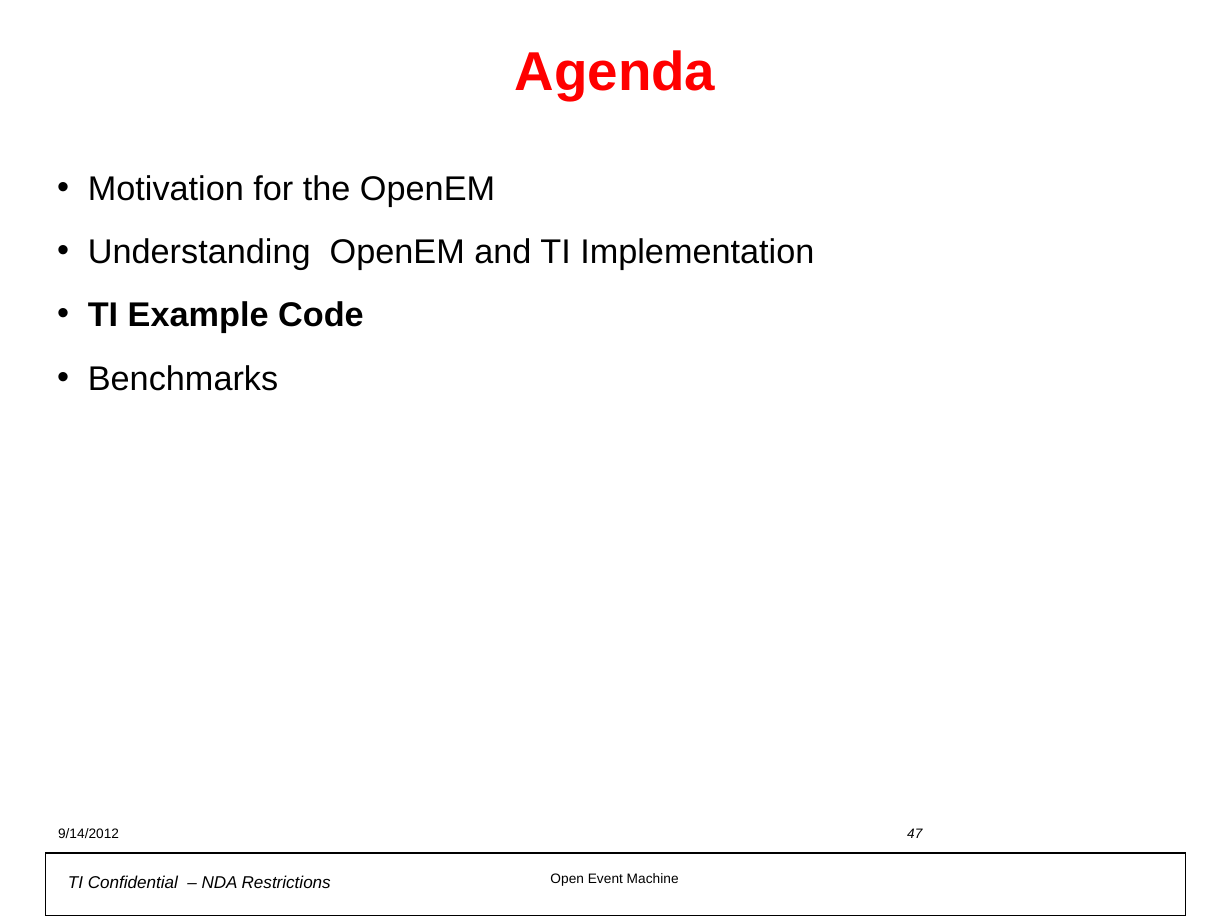
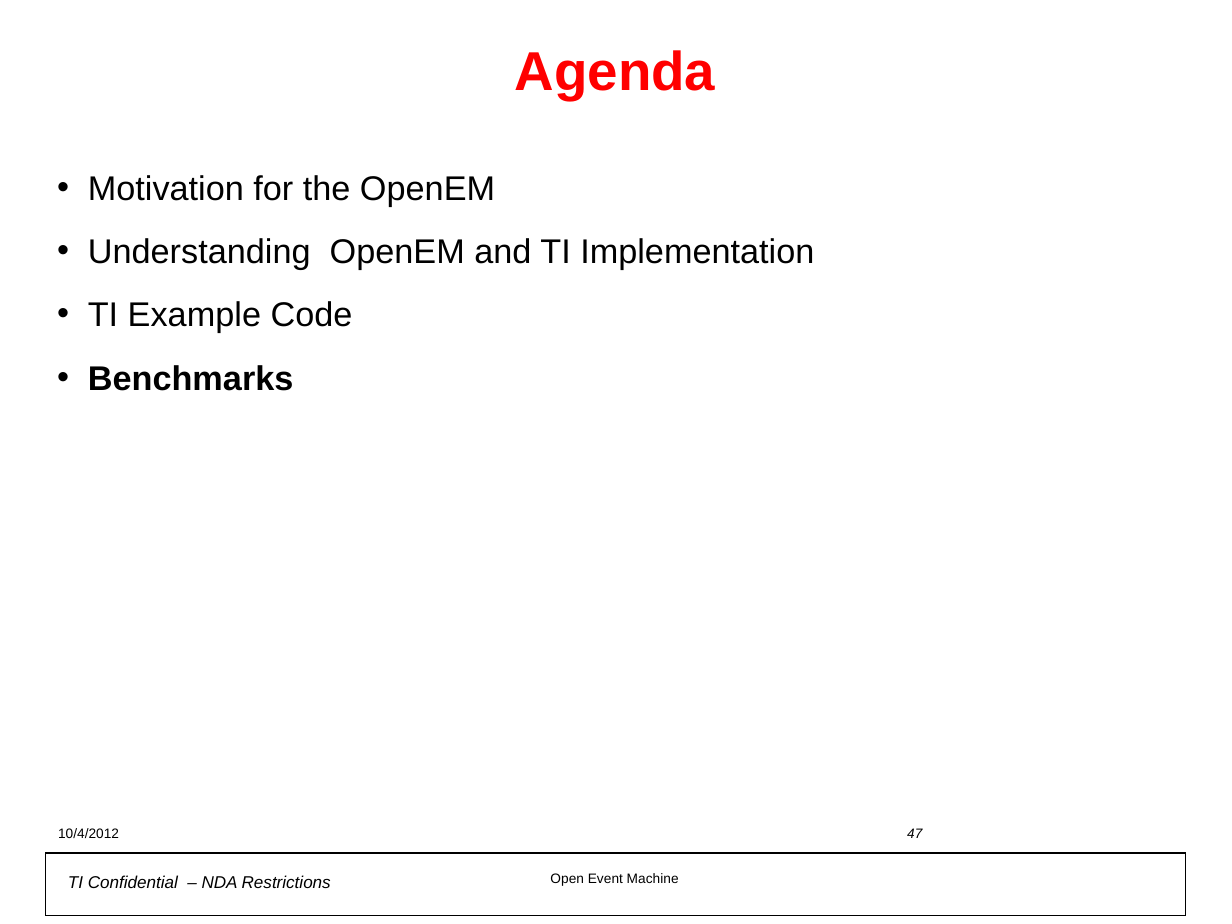
Before and after one commit to hari1989/keystone-workshop, a slide deck: slide 47 of preliminary/Open Event Machine.pptx. Drawn at 1232x924 pixels with LibreOffice and Linux fonts; fonts in the diff are those of the drawing; background and template pictures are left out. Boxes give left, top, right and bottom in pixels: in the first picture for what was removed or moved away, otherwise in the second. Text is boxed around its words. In the diff, an @@ line names an element or a change of style, - is before the commit and + after.

```diff
--- a/preliminary/Open Event Machine.pptx
+++ b/preliminary/Open Event Machine.pptx
@@ text at [88,301,353,391]: bold off in "TI Example Code"; bold on in "Benchmarks" @@
@@ text at [58,828,119,838]: text changed @@
-9/14/2012
+10/4/2012
```
Also in this commit, not shown: 49 other slides changed, 7 other files.
